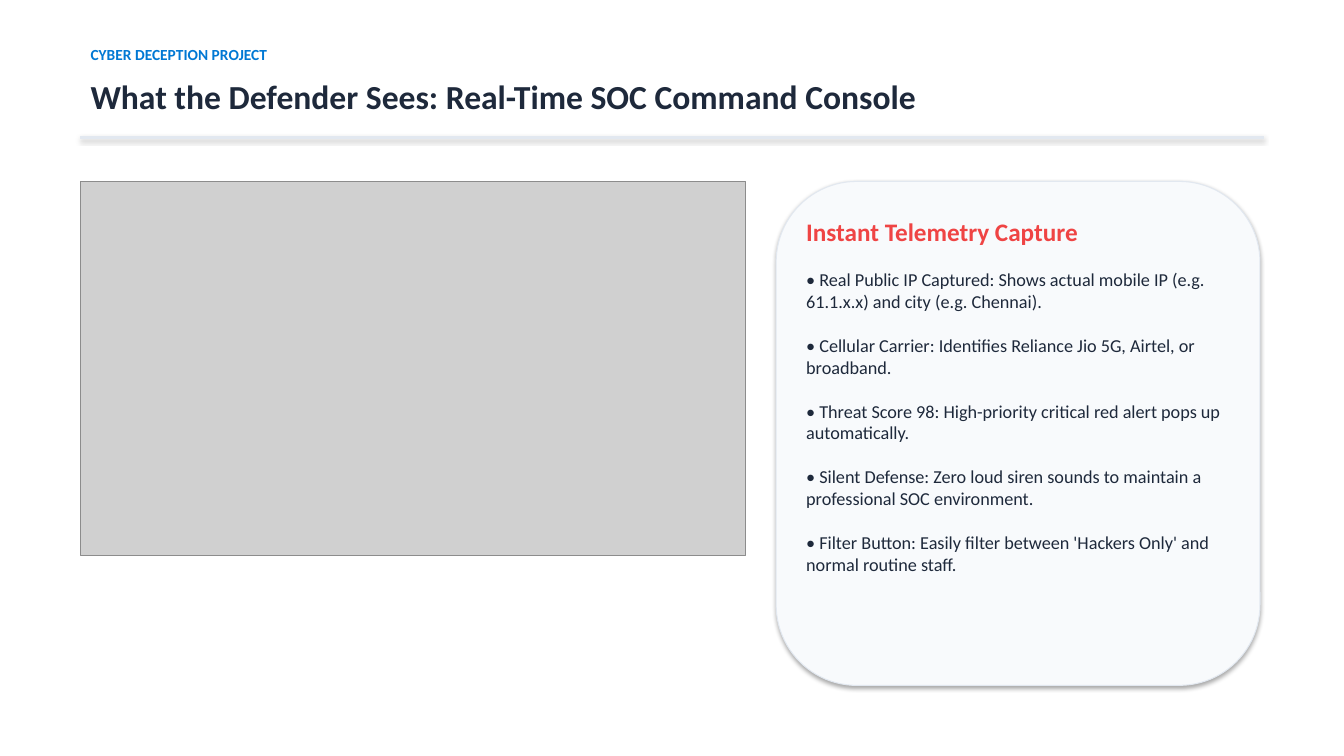
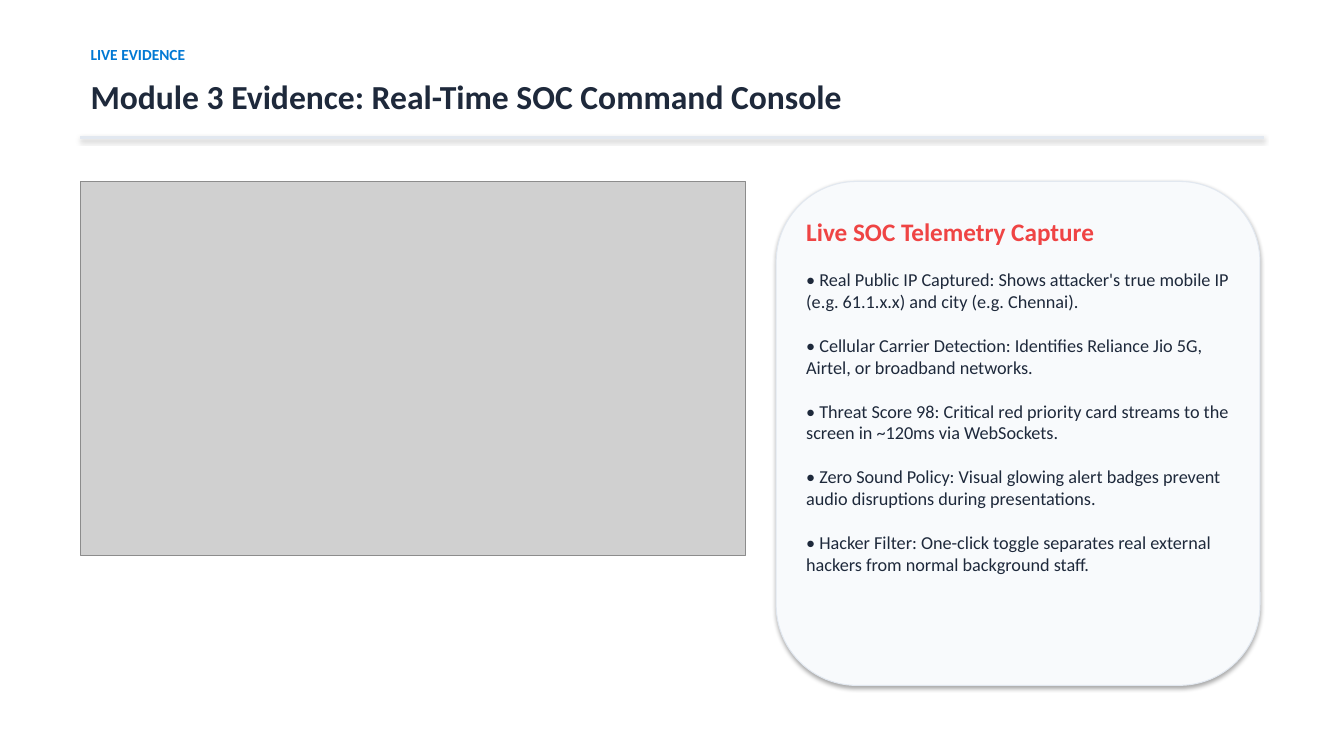
Before and after one commit to lawrencepeter07/cyber-deception-framework, a slide deck: slide 8 of Cyber_Deception_Simple_10_Slides.pptx. Drawn at 1344x756 pixels with LibreOffice and Linux fonts; fonts in the diff are those of the drawing; grey boxes stand for pictures. Boxes give left, top, right and bottom in pixels: in the first picture for what was removed or moved away, otherwise in the second. Text is boxed around its words. In the diff, an @@ line names an element or a change of style, - is before the commit and + after.

Commit message:
Update PPT presentation with Abstract, Technologies Used, and System Modules

```diff
--- a/Cyber_Deception_Simple_10_Slides.pptx
+++ b/Cyber_Deception_Simple_10_Slides.pptx
@@ text at bbox=[91, 50, 185, 60]: text changed @@
-CYBER DECEPTION PROJECT
+LIVE EVIDENCE
@@ text at bbox=[91, 85, 841, 110]: text changed @@
-What the Defender Sees: Real-Time SOC Command Console
+Module 3 Evidence: Real-Time SOC Command Console
@@ text at bbox=[806, 223, 1229, 574]: text changed @@
-Instant Telemetry Capture
-• Real Public IP Captured: Shows actual mobile IP (e.g. 61.1.x.x) and city (e.g. Chennai).
-• Cellular Carrier: Identifies Reliance Jio 5G, Airtel, or broadband.
-• Threat Score 98: High-priority critical red alert pops up automatically.
-• Silent Defense: Zero loud siren sounds to maintain a professional SOC environment.
-• Filter Button: Easily filter between 'Hackers Only' and normal routine staff.
+Live SOC Telemetry Capture
+• Real Public IP Captured: Shows attacker's true mobile IP (e.g. 61.1.x.x) and city (e.g. Chennai).
+• Cellular Carrier Detection: Identifies Reliance Jio 5G, Airtel, or broadband networks.
+• Threat Score 98: Critical red priority card streams to the screen in ~120ms via WebSockets.
+• Zero Sound Policy: Visual glowing alert badges prevent audio disruptions during presentations.
+• Hacker Filter: One-click toggle separates real external hackers from normal background staff.
```
Also in this commit, not shown: 5 other slides changed, 5 slides added, 4 slides removed, 2 other files.
